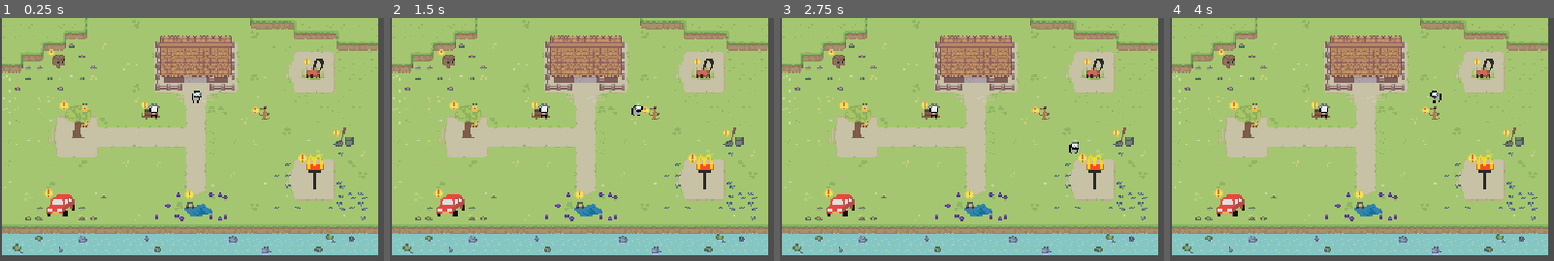
Above: before the commit, frames 1-4 (left to right).
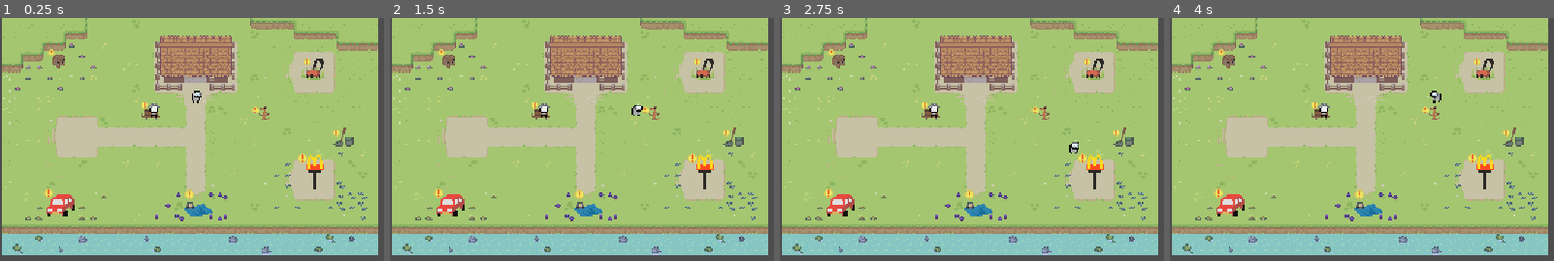
Above: after the commit, the same moments.

Repository: Ewie28/DDR
Game: Godot game, scene res://scenes/outside.tscn
Two runs of this game, one before a commit and one after it. Both use one fixed random seed, a clock stepped at 60 frames per second and the inputs below. The project has no main scene, so this scene is started directly.
Inputs:
- Up to frame 1 (0.25 s): no input
- Up to frame 2 (1.5 s): tap Enter at 0.5 s; hold Right (button_RIGHT) 0.53-1.28 s; tap Space at 1.25 s; hold Down (button_DOWN) from 1.28 s (still down)
- Up to frame 3 (2.75 s): release Down (button_DOWN) at 2.03 s; hold Right (button_RIGHT) from 2.03 s (still down)
- Up to frame 4 (4 s): tap Enter at 2.75 s; release Right (button_RIGHT) at 2.78 s; hold Up (button_UP) 2.78-3.53 s; hold Left (button_LEFT) from 3.53 s (still down)

The runs differ from the first frame. In frame 1, 0.4% of the frame differs, in the area x 15-24%, y 33-50%; in frame 2, 0.4%; in frame 3, 0.4%; in frame 4, 0.4%.

Commit message:
Cat day/level set up successfully. replacement grey image too when wrong day

Diff:
--- a/ddr/assets/missions/area_2d_cat.gd
+++ b/ddr/assets/missions/area_2d_cat.gd
@@ -6,6 +6,25 @@
 @onready var base_rhythm_scene = preload("res://scenes/Rhythms/BaseRhythm.tscn")
 var base_rhythm_instance = null
 
+@export var day_active = 1  # The day this mission should be active
+
+func update_active_state():
+	# Check the current day and enable/disable interactability accordingly
+	if Signals.current_day == day_active:
+		print("Setting active: true")
+		set_active(true)  # Clickable
+	else:
+		print("Setting active: false")
+		set_active(false)  # Greyed out
+
+func set_active(is_active: bool):
+	set_deferred("monitoring", is_active)  # Enable/disable collision detection
+	set_deferred("input_pickable", is_active)  # Enable/disable interactions
+	 # Find the AnimatedSprite2D and modify its appearance
+	var sprite = get_parent().get_node("Sprite2D")  # Move up to level_1_cat, then find Sprite2D
+	if sprite:
+		var texture_path = "C:/Users/jadam/DDR/ddr/mission_sprites/level1_cat.png" if is_active else "C:/Users/jadam/DDR/ddr/mission_sprites/level1_cat_grey.png"
+		sprite.texture = load(texture_path)
 
 func _on_body_entered(body: Node2D) -> void:
 	print("Starting rhythm level: " + level_id)
--- a/ddr/assets/missions/level_1_cat.tscn
+++ b/ddr/assets/missions/level_1_cat.tscn
@@ -1,30 +1,18 @@
-[gd_scene load_steps=5 format=3 uid="uid://be7wfwh4aloc0"]
+[gd_scene load_steps=4 format=3 uid="uid://be7wfwh4aloc0"]
 
 [ext_resource type="Texture2D" uid="uid://bxmahbv7d6fpi" path="res://mission_sprites/level1_cat.png" id="1_8lyp3"]
 [ext_resource type="Script" uid="uid://cwym2lwlij1dv" path="res://assets/missions/area_2d_cat.gd" id="2_okqnp"]
-
-[sub_resource type="SpriteFrames" id="SpriteFrames_okqnp"]
-animations = [{
-"frames": [{
-"duration": 1.0,
-"texture": ExtResource("1_8lyp3")
-}],
-"loop": true,
-"name": &"cat",
-"speed": 5.0
-}]
 
 [sub_resource type="CircleShape2D" id="CircleShape2D_okqnp"]
 radius = 7.07107
 
 [node name="level_1_cat" type="CharacterBody2D"]
 
-[node name="AnimatedSprite2D" type="AnimatedSprite2D" parent="."]
+[node name="Sprite2D" type="Sprite2D" parent="."]
 texture_filter = 1
-sprite_frames = SubResource("SpriteFrames_okqnp")
-animation = &"cat"
+texture = ExtResource("1_8lyp3")
 
-[node name="Area2D" type="Area2D" parent="."]
+[node name="Area2D" type="Area2D" parent="." groups=["interactables"]]
 script = ExtResource("2_okqnp")
 
 [node name="CollisionShape2D" type="CollisionShape2D" parent="Area2D"]
--- a/ddr/assets/missions/level_1_lawn.tscn
+++ b/ddr/assets/missions/level_1_lawn.tscn
@@ -24,7 +24,7 @@
 sprite_frames = SubResource("SpriteFrames_okqnp")
 animation = &"lawn"
 
-[node name="Area2D" type="Area2D" parent="."]
+[node name="Area2D" type="Area2D" parent="." groups=["interactables"]]
 script = ExtResource("2_1v8y3")
 
 [node name="CollisionShape2D" type="CollisionShape2D" parent="Area2D"]
--- a/ddr/assets/missions/level_1_maccas.tscn
+++ b/ddr/assets/missions/level_1_maccas.tscn
@@ -24,7 +24,7 @@
 sprite_frames = SubResource("SpriteFrames_okqnp")
 animation = &"maccas"
 
-[node name="Area2D" type="Area2D" parent="."]
+[node name="Area2D" type="Area2D" parent="." groups=["interactables"]]
 script = ExtResource("2_q2uok")
 
 [node name="CollisionShape2D" type="CollisionShape2D" parent="Area2D"]
--- a/ddr/assets/missions/level_2_dance.tscn
+++ b/ddr/assets/missions/level_2_dance.tscn
@@ -24,7 +24,7 @@
 sprite_frames = SubResource("SpriteFrames_okqnp")
 animation = &"dance"
 
-[node name="Area2D" type="Area2D" parent="."]
+[node name="Area2D" type="Area2D" parent="." groups=["interactables"]]
 script = ExtResource("2_8swlx")
 
 [node name="CollisionShape2D" type="CollisionShape2D" parent="Area2D"]
--- a/ddr/assets/missions/level_2_janitor.tscn
+++ b/ddr/assets/missions/level_2_janitor.tscn
@@ -24,7 +24,7 @@
 sprite_frames = SubResource("SpriteFrames_okqnp")
 animation = &"janitor"
 
-[node name="Area2D" type="Area2D" parent="."]
+[node name="Area2D" type="Area2D" parent="." groups=["interactables"]]
 script = ExtResource("2_owx4q")
 
 [node name="CollisionShape2D" type="CollisionShape2D" parent="Area2D"]
--- a/ddr/assets/missions/level_2_robber.tscn
+++ b/ddr/assets/missions/level_2_robber.tscn
@@ -24,7 +24,7 @@
 sprite_frames = SubResource("SpriteFrames_okqnp")
 animation = &"robber"
 
-[node name="Area2D" type="Area2D" parent="."]
+[node name="Area2D" type="Area2D" parent="." groups=["interactables"]]
 script = ExtResource("2_y2fho")
 
 [node name="CollisionShape2D" type="CollisionShape2D" parent="Area2D"]
--- a/ddr/assets/missions/level_3_car.tscn
+++ b/ddr/assets/missions/level_3_car.tscn
@@ -24,7 +24,7 @@
 sprite_frames = SubResource("SpriteFrames_okqnp")
 animation = &"car"
 
-[node name="Area2D" type="Area2D" parent="."]
+[node name="Area2D" type="Area2D" parent="." groups=["interactables"]]
 script = ExtResource("2_xah36")
 
 [node name="CollisionShape2D" type="CollisionShape2D" parent="Area2D"]
--- a/ddr/assets/missions/level_3_dog.tscn
+++ b/ddr/assets/missions/level_3_dog.tscn
@@ -24,7 +24,7 @@
 sprite_frames = SubResource("SpriteFrames_okqnp")
 animation = &"dog"
 
-[node name="Area2D" type="Area2D" parent="."]
+[node name="Area2D" type="Area2D" parent="." groups=["interactables"]]
 script = ExtResource("2_kovf7")
 
 [node name="CollisionShape2D" type="CollisionShape2D" parent="Area2D"]
--- a/ddr/assets/missions/level_3_parcel.tscn
+++ b/ddr/assets/missions/level_3_parcel.tscn
@@ -24,7 +24,7 @@
 sprite_frames = SubResource("SpriteFrames_okqnp")
 animation = &"parcell"
 
-[node name="Area2D" type="Area2D" parent="."]
+[node name="Area2D" type="Area2D" parent="." groups=["interactables"]]
 script = ExtResource("2_f6u66")
 
 [node name="CollisionShape2D" type="CollisionShape2D" parent="Area2D"]
--- a/ddr/project.godot
+++ b/ddr/project.godot
@@ -22,6 +22,10 @@
 
 window/stretch/mode="canvas_items"
 window/stretch/aspect="expand"
+
+[global_group]
+
+interactables=""
 
 [input]
 
--- a/ddr/scenes/RhythmObjects/signals.gd
+++ b/ddr/scenes/RhythmObjects/signals.gd
@@ -1,5 +1,13 @@
 extends Node2D
 var rhythm_level_id = "default"
+
+#for missions
+var current_day = 1
+var missions_attempted = 0
+const MAX_MISSIONS = 3
+
+signal DayAdvanced
+
 signal IncrementScore(incr: int)
 
 signal CreateFallingKey(button_name: String)
@@ -43,3 +51,17 @@
 		elif current_scene == "bedroom":
 			current_scene == "outside"
 			#when adding more scenes, add them here eg ddr
+
+func attempt_mission():
+	if missions_attempted < MAX_MISSIONS:
+		missions_attempted += 1
+		print("Mission", missions_attempted, "completed for Day", current_day)
+
+	if missions_attempted == MAX_MISSIONS:
+		next_day()
+
+func next_day():
+	current_day += 1
+	missions_attempted = 0
+	print("Advancing to Day", current_day)
+	DayAdvanced.emit()  # Notify scenes to update interactables
--- a/ddr/scenes/outside.tscn
+++ b/ddr/scenes/outside.tscn
@@ -492,7 +492,7 @@
 [sub_resource type="RectangleShape2D" id="RectangleShape2D_udpx5"]
 size = Vector2(32, 20)
 
-[node name="Outside" type="Node2D"]
+[node name="Outside" type="Node2D" groups=["outside"]]
 y_sort_enabled = true
 script = ExtResource("1_7r1kg")
 
@@ -549,39 +549,39 @@
 position = Vector2(288, 93)
 shape = SubResource("RectangleShape2D_udpx5")
 
-[node name="level_1_cat" parent="." instance=ExtResource("11_v7x2m")]
+[node name="level_1_cat" parent="." groups=["interactables"] instance=ExtResource("11_v7x2m")]
 position = Vector2(112, 151)
 scale = Vector2(2, 2)
 
-[node name="level_1_lawn" parent="." instance=ExtResource("12_x3una")]
+[node name="level_1_lawn" parent="." groups=["interactables"] instance=ExtResource("12_x3una")]
 position = Vector2(463, 70)
 scale = Vector2(1.5, 1.5)
 
-[node name="level_1_maccas" parent="." instance=ExtResource("13_nxbbw")]
+[node name="level_1_maccas" parent="." groups=["interactables"] instance=ExtResource("13_nxbbw")]
 position = Vector2(463, 227)
 scale = Vector2(2, 2)
 
-[node name="level_2_dance" parent="." instance=ExtResource("14_xq4d2")]
+[node name="level_2_dance" parent="." groups=["interactables"] instance=ExtResource("14_xq4d2")]
 position = Vector2(289, 269)
 scale = Vector2(2, 2)
 
-[node name="level_2_janitor" parent="." instance=ExtResource("15_ni2yb")]
+[node name="level_2_janitor" parent="." groups=["interactables"] instance=ExtResource("15_ni2yb")]
 position = Vector2(505, 171)
 scale = Vector2(1.5, 1.5)
 
-[node name="level_2_robber" parent="." instance=ExtResource("16_pu366")]
+[node name="level_2_robber" parent="." groups=["interactables"] instance=ExtResource("16_pu366")]
 position = Vector2(220, 134)
 scale = Vector2(1.5, 1.5)
 
-[node name="level_3_car" parent="." instance=ExtResource("17_xi7x6")]
+[node name="level_3_car" parent="." groups=["interactables"] instance=ExtResource("17_xi7x6")]
 position = Vector2(87, 267)
 scale = Vector2(2, 2)
 
-[node name="level_3_dog" parent="." instance=ExtResource("18_s22lx")]
+[node name="level_3_dog" parent="." groups=["interactables"] instance=ExtResource("18_s22lx")]
 position = Vector2(385, 137)
 scale = Vector2(1.5, 1.5)
 
-[node name="level_3_parcel" parent="." instance=ExtResource("19_2xi43")]
+[node name="level_3_parcel" parent="." groups=["interactables"] instance=ExtResource("19_2xi43")]
 position = Vector2(82, 53)
 scale = Vector2(1.5, 1.5)
 
--- a/ddr/scripts/outside.gd
+++ b/ddr/scripts/outside.gd
@@ -1,7 +1,13 @@
 extends Node2D
 
-func _process(delta: float) -> void:
-	change_scene()
+func _ready():
+	Signals.DayAdvanced.connect(update_interactable_nodes)  # Connect signal ONCE
+	update_interactable_nodes()  # Update interactable nodes when the scene loads
+
+func update_interactable_nodes():
+	for node in get_tree().get_nodes_in_group("interactables"):
+		if node.has_method("update_active_state"):
+			node.update_active_state()
 
 func _on_bedroom_transition_body_entered(body):
 	if body.has_method("player"):
Binary file added: ddr/mission_sprites/level1_cat_grey.png
Binary file added: ddr/mission_sprites/level1_lawn_grey.png
Binary file added: ddr/mission_sprites/level1_maccas_grey.png
Binary file added: ddr/mission_sprites/level2_dance_grey.png
Binary file added: ddr/mission_sprites/level2_janitor_grey.png
Binary file added: ddr/mission_sprites/level2_robber_grey.png
Binary file added: ddr/mission_sprites/level3_car_grey.png
Binary file added: ddr/mission_sprites/level3_dog_grey.png
Binary file added: ddr/mission_sprites/level3_parcel_grey.png
